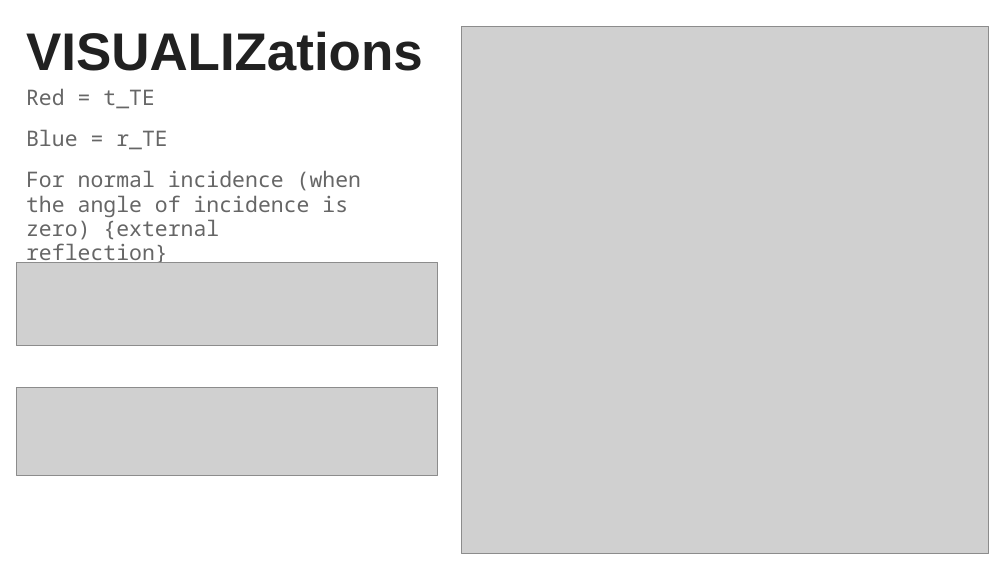
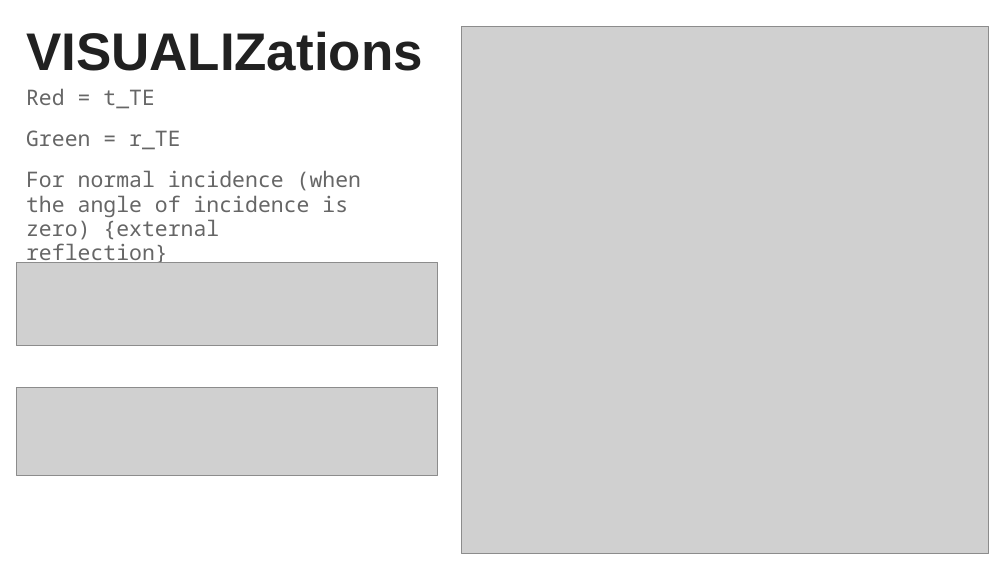
Before and after one commit to Collins-kariuk/Physics-Thesis-PDRCs, a slide deck: slide 16 of Presentations/Fresnel Equations Derivation.pptx. Drawn at 1008x567 pixels with LibreOffice and Linux fonts; fonts in the diff are those of the drawing; grey boxes stand for pictures. Boxes give left, top, right and bottom in pixels: in the first picture for what was removed or moved away, otherwise in the second. Text is boxed around its words. In the diff, an @@ line names an element or a change of style, - is before the commit and + after.

```diff
--- a/Presentations/Fresnel Equations Derivation.pptx
+++ b/Presentations/Fresnel Equations Derivation.pptx
@@ text at bbox=[26, 130, 181, 150]: text changed @@
-Blue = r_TE
+Green = r_TE
```
Also in this commit, not shown: 3 slides added.
